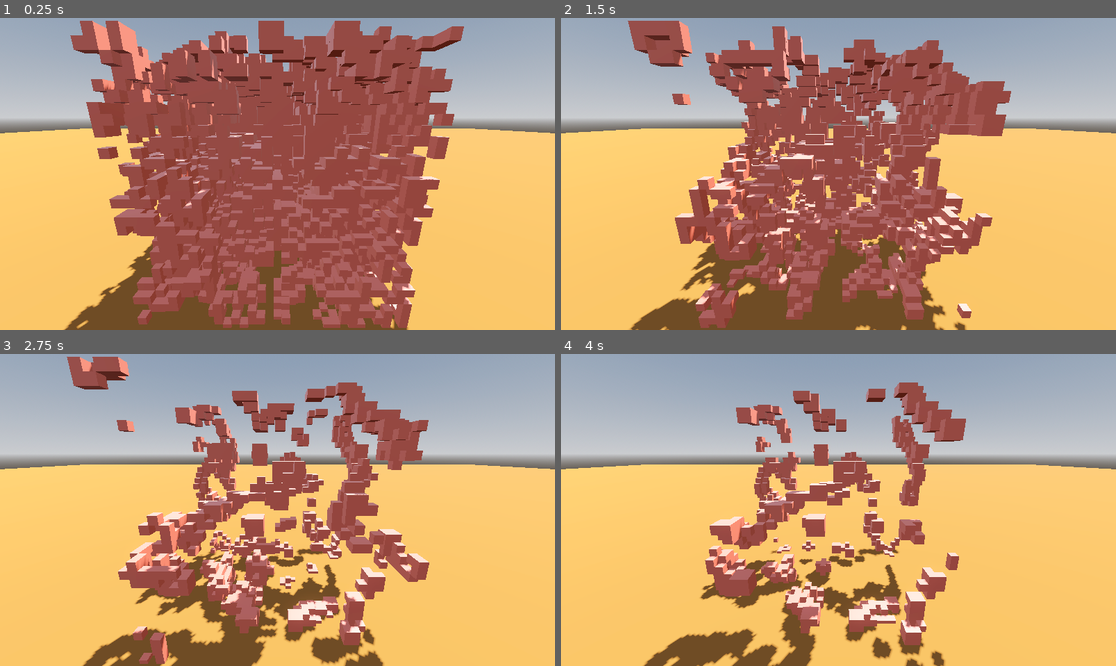
Above: before the commit, frames 1-4 (two rows, left to right).
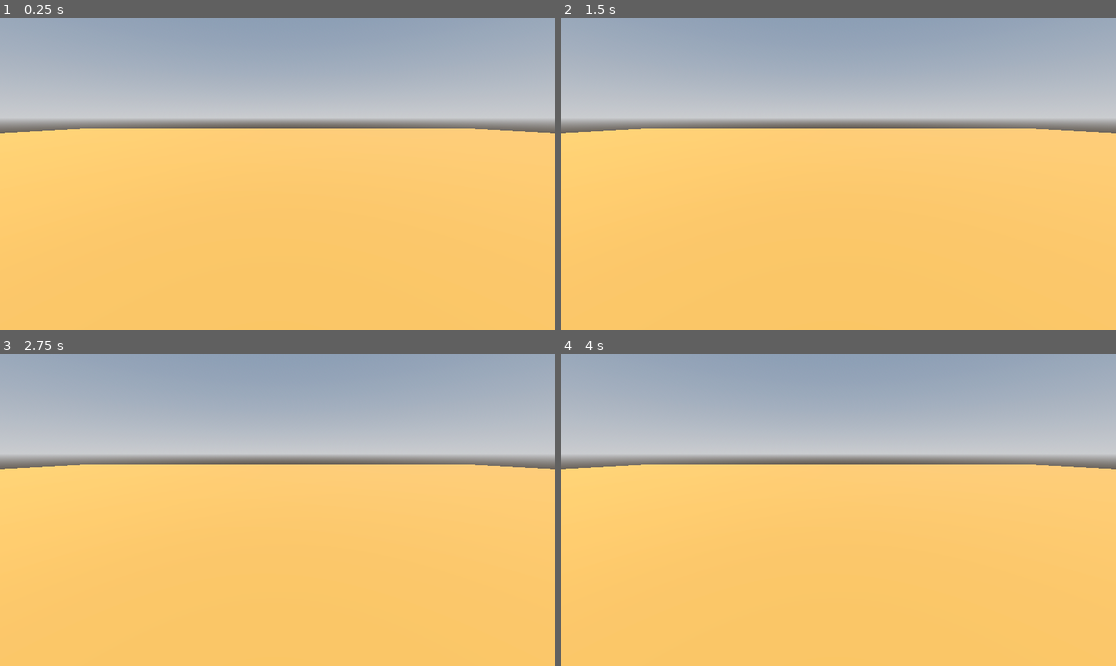
Above: after the commit, the same moments.

Repository: murumart/cgiproject
Game: Godot game, scene res://scenes/main.tscn
Two runs of this game, one before a commit and one after it. Both use one fixed random seed, a clock stepped at 60 frames per second and the inputs below. Before the commit the project has no main scene; this scene is started directly in both runs.
Inputs:
- Up to frame 1 (0.25 s): no input
- Up to frame 2 (1.5 s): no input
- Up to frame 3 (2.75 s): no input
- Up to frame 4 (4 s): no input

The runs differ from the first frame. In frame 1, 54% of the frame differs, in the area x 11-84%, y 0-100%; in frame 2, 42%; in frame 3, 26%; in frame 4, 18%.

Commit message:
nothing work

Diff:
--- a/lives/conway3d.gd
+++ b/lives/conway3d.gd
@@ -1,42 +1,6 @@
 class_name Conway3DLife extends Life
 
-static var NEIGHBORS: PackedVector3Array = [
-	Vector3(-1, -1, -1),
-	Vector3( 0, -1, -1),
-	Vector3( 1, -1, -1),
-
-	Vector3(-1,  0, -1),
-	Vector3( 0,  0, -1),
-	Vector3( 1,  0, -1),
-
-	Vector3(-1,  1, -1),
-	Vector3( 0,  1, -1),
-	Vector3( 1,  1, -1),
-
-	Vector3(-1, -1,  0),
-	Vector3( 0, -1,  0),
-	Vector3( 1, -1,  0),
-
-	Vector3(-1,  0,  0),
-	#Vector3( 0,  0,  0), # position of current cell
-	Vector3( 1,  0,  0),
-
-	Vector3(-1,  1,  0),
-	Vector3( 0,  1,  0),
-	Vector3( 1,  1,  0),
-
-	Vector3(-1, -1,  1),
-	Vector3( 0, -1,  1),
-	Vector3( 1, -1,  1),
-
-	Vector3(-1,  0,  1),
-	Vector3( 0,  0,  1),
-	Vector3( 1,  0,  1),
-
-	Vector3(-1,  1,  1),
-	Vector3( 0,  1,  1),
-	Vector3( 1,  1,  1),
-]
+@export_range(0, 1) var living_initially_chance: float = 0.05
 
 @export_range(0, 26) var stable_start: int
 @export_range(0, 26) var stable_end: int
@@ -62,6 +26,12 @@
 	return count
 
 
+func init(cells: PackedByteArray, size: int) -> void:
+	cells.resize(size * size * size) # is in 3D
+	for i in cells.size():
+		cells[i] = 1 if randf() <= living_initially_chance else 0
+
+
 func generation(old: PackedByteArray, size: int) -> PackedByteArray:
 	var new: PackedByteArray
 	new.resize(size * size * size)
--- a/lives/life.gd
+++ b/lives/life.gd
@@ -1,6 +1,50 @@
 @abstract class_name Life extends Resource
 
+const NEIGHBORS: PackedVector3Array = [
+	Vector3(-1, -1, -1),
+	Vector3( 0, -1, -1),
+	Vector3( 1, -1, -1),
+
+	Vector3(-1,  0, -1),
+	Vector3( 0,  0, -1),
+	Vector3( 1,  0, -1),
+
+	Vector3(-1,  1, -1),
+	Vector3( 0,  1, -1),
+	Vector3( 1,  1, -1),
+
+	Vector3(-1, -1,  0),
+	Vector3( 0, -1,  0),
+	Vector3( 1, -1,  0),
+
+	Vector3(-1,  0,  0),
+	#Vector3( 0,  0,  0), # position of current cell
+	Vector3( 1,  0,  0),
+
+	Vector3(-1,  1,  0),
+	Vector3( 0,  1,  0),
+	Vector3( 1,  1,  0),
+
+	Vector3(-1, -1,  1),
+	Vector3( 0, -1,  1),
+	Vector3( 1, -1,  1),
+
+	Vector3(-1,  0,  1),
+	Vector3( 0,  0,  1),
+	Vector3( 1,  0,  1),
+
+	Vector3(-1,  1,  1),
+	Vector3( 0,  1,  1),
+	Vector3( 1,  1,  1),
+]
+
 @abstract func generation(old: PackedByteArray, size: int) -> PackedByteArray
+
+@abstract func init(cells: PackedByteArray, size: int) -> void
+
+
+static func byte_add(a: int, b: int) -> int:
+	return clampi(a + b, 0, 255)
 
 
 static func ix3d(x: int, y: int, z: int, size: int) -> int:
--- a/lives/stupit_tree.gd
+++ b/lives/stupit_tree.gd
@@ -1,4 +1,4 @@
-extends Life
+class_name StupitTreeLife extends Life
 
 enum {
 	CELL_FLESH,
@@ -6,12 +6,45 @@
 	CELL_BARK,
 }
 
+const ENERGY_DIMS: PackedByteArray = [
+	5,
+	10,
+	1,
+]
+
+const FLESH_ENERGY_TRANSFER = 15
+
 
 static func init_bytes(b: PackedByteArray, size: int) -> void:
 	if b.size() != size * size * size:
 		b.resize(size * size * size)
 		b.clear()
 
+
+func init(cells: PackedByteArray, size: int) -> void:
+	var layer_length := size * size * size
+
+	var celltypes: PackedByteArray = []; celltypes.resize(layer_length)
+	var energy: PackedByteArray = []; energy.resize(layer_length)
+	var water: PackedByteArray = []; water.resize(layer_length)
+	var hp: PackedByteArray = []; hp.resize(layer_length)
+
+	@warning_ignore("integer_division")
+	var centre := size / 2
+	for y in 10:
+		for x in size:
+			for z in size:
+				var xc := x-centre
+				var zc := z-centre
+				if xc * xc + zc * zc <= 8 * 8:
+					celltypes[ix3d(x, y, z, size)] = CELL_FLESH
+					energy[ix3d(x, y, z, size)] = 128
+
+	cells.resize(layer_length * 4)
+	for i in range(0, layer_length):
+		cells[i] = celltypes[i]
+	for i in range(layer_length, layer_length * 2):
+		cells[i] = energy[i - layer_length * 2]
 
 
 func generation(old: PackedByteArray, size: int) -> PackedByteArray:
@@ -32,9 +65,15 @@
 		energy,
 		water,
 		hp,
+
+		size,
 	)
 
 	return cells + energy + water + hp
+
+
+func getc(b: PackedByteArray, x: int, y: int, z: int, size: int) -> int:
+	return b[ix3d(x, y, z, size)]
 
 
 func real_generation(
@@ -47,5 +86,42 @@
 	newenergy: PackedByteArray,
 	newwater: PackedByteArray,
 	newhp: PackedByteArray,
+
+	size: int
 ) -> void:
-	pass
+
+	for y in size:
+		for z in size:
+			for x in size:
+
+				var ix := ix3d(x, y, z, size)
+				_sim_energy(x, y, z, size, oldcells[ix], oldenergy, oldcells, newenergy)
+
+
+func _sim_energy(
+	x: int,
+	y: int,
+	z: int,
+	size: int,
+	cell: int,
+	oldenergy: PackedByteArray,
+	oldcells: PackedByteArray,
+	newenergy: PackedByteArray,
+) -> void:
+	var ix := ix3d(x, y, z, size)
+
+	var energy_level := oldenergy[ix] - ENERGY_DIMS[cell]
+
+	if cell == CELL_FLESH:
+		# distribute energy
+		for n in NEIGHBORS:
+
+			@warning_ignore("narrowing_conversion")
+			var i := ix3d(x + n.x, y + n.y, z + n.z, size)
+			if oldcells[i] == 0:
+				continue
+			if oldenergy[i] < energy_level:
+				newenergy[i] = byte_add(newenergy[i], FLESH_ENERGY_TRANSFER)
+				energy_level = byte_add(energy_level, -FLESH_ENERGY_TRANSFER)
+
+	newenergy[ix] = byte_add(newenergy[ix], energy_level)
--- a/project.godot
+++ b/project.godot
@@ -11,4 +11,5 @@
 [application]
 
 config/name="Cgi project"
+run/main_scene="uid://dpnrjriihffnj"
 config/features=PackedStringArray("4.5", "Forward Plus")
--- a/scenes/main.gd
+++ b/scenes/main.gd
@@ -1,7 +1,6 @@
 extends Node3D
 
 @export var life: Life
-@export_range(0, 1) var living_initially_chance: float = 0.05
 @export_range(16, 64) var board_size: int = 32
 @export var draw_parent: Node3D
 @export var cell_materials: Array[Material]
@@ -11,15 +10,14 @@
 
 func _ready() -> void:
 	_cells = PackedByteArray()
-	_cells.resize(board_size * board_size * board_size * 4) # is in 3D
-	for i in _cells.size():
-		_cells[i] = 1 if randf() <= living_initially_chance else 0
+	life.init(_cells, board_size)
+	print(_cells)
 
 	_draw_life()
 
 
 func _process(_delta: float) -> void:
-	_simulate()
+	#_simulate()
 	_draw_life()
 
 	set_process(false)
--- a/scenes/main.tscn
+++ b/scenes/main.tscn
@@ -1,27 +1,71 @@
-[gd_scene load_steps=13 format=3 uid="uid://dpnrjriihffnj"]
+[gd_scene load_steps=21 format=3 uid="uid://dpnrjriihffnj"]
 
 [ext_resource type="Script" uid="uid://uauoj3dn61up" path="res://scenes/main.gd" id="1_o5qli"]
-[ext_resource type="Script" uid="uid://c8s6vydob56xi" path="res://lives/conway3d.gd" id="2_0wfyh"]
+[ext_resource type="Script" uid="uid://c0wpmlv3h3v1y" path="res://lives/stupit_tree.gd" id="2_0wfyh"]
 
 [sub_resource type="Resource" id="Resource_sugp2"]
 script = ExtResource("2_0wfyh")
-stable_start = 6
-stable_end = 10
-birth_start = 9
-birth_end = 9
-metadata/_custom_type_script = "uid://c8s6vydob56xi"
+metadata/_custom_type_script = "uid://c0wpmlv3h3v1y"
+
+[sub_resource type="FastNoiseLite" id="FastNoiseLite_0wfyh"]
+
+[sub_resource type="NoiseTexture2D" id="NoiseTexture2D_sugp2"]
+width = 32
+height = 128
+noise = SubResource("FastNoiseLite_0wfyh")
+
+[sub_resource type="FastNoiseLite" id="FastNoiseLite_jyhfs"]
+fractal_octaves = 2
+
+[sub_resource type="NoiseTexture2D" id="NoiseTexture2D_tbgi4"]
+width = 32
+height = 256
+noise = SubResource("FastNoiseLite_jyhfs")
+as_normal_map = true
+normalize = false
 
 [sub_resource type="StandardMaterial3D" id="StandardMaterial3D_sugp2"]
 albedo_color = Color(1, 0.4745098, 0.3882353, 1)
-roughness = 0.4
+albedo_texture = SubResource("NoiseTexture2D_sugp2")
+roughness = 0.62
+normal_enabled = true
+normal_texture = SubResource("NoiseTexture2D_tbgi4")
+
+[sub_resource type="FastNoiseLite" id="FastNoiseLite_tefeu"]
+fractal_type = 2
+fractal_octaves = 3
+
+[sub_resource type="NoiseTexture2D" id="NoiseTexture2D_o6xl0"]
+width = 128
+height = 64
+noise = SubResource("FastNoiseLite_tefeu")
+seamless = true
+as_normal_map = true
+normalize = false
 
 [sub_resource type="StandardMaterial3D" id="StandardMaterial3D_jyhfs"]
 albedo_color = Color(0.6117647, 1, 0.44705883, 1)
-roughness = 0.36
+roughness = 0.3
+normal_enabled = true
+normal_texture = SubResource("NoiseTexture2D_o6xl0")
+subsurf_scatter_enabled = true
+subsurf_scatter_strength = 0.87
+subsurf_scatter_transmittance_enabled = true
+
+[sub_resource type="FastNoiseLite" id="FastNoiseLite_sugp2"]
+
+[sub_resource type="NoiseTexture2D" id="NoiseTexture2D_jyhfs"]
+width = 243
+height = 9
+noise = SubResource("FastNoiseLite_sugp2")
+as_normal_map = true
+bump_strength = 24.6
 
 [sub_resource type="StandardMaterial3D" id="StandardMaterial3D_tbgi4"]
 albedo_color = Color(0.5294118, 0.33333334, 0.1764706, 1)
 roughness = 0.98
+normal_enabled = true
+normal_texture = SubResource("NoiseTexture2D_jyhfs")
 
 [sub_resource type="ProceduralSkyMaterial" id="ProceduralSkyMaterial_0wfyh"]
 sky_horizon_color = Color(0.66224277, 0.6717428, 0.6867428, 1)
@@ -48,7 +92,6 @@
 [node name="Main" type="Node3D" node_paths=PackedStringArray("draw_parent")]
 script = ExtResource("1_o5qli")
 life = SubResource("Resource_sugp2")
-living_initially_chance = 0.4
 draw_parent = NodePath("Meshes")
 cell_materials = Array[Material]([SubResource("StandardMaterial3D_sugp2"), SubResource("StandardMaterial3D_jyhfs"), SubResource("StandardMaterial3D_tbgi4")])
 
